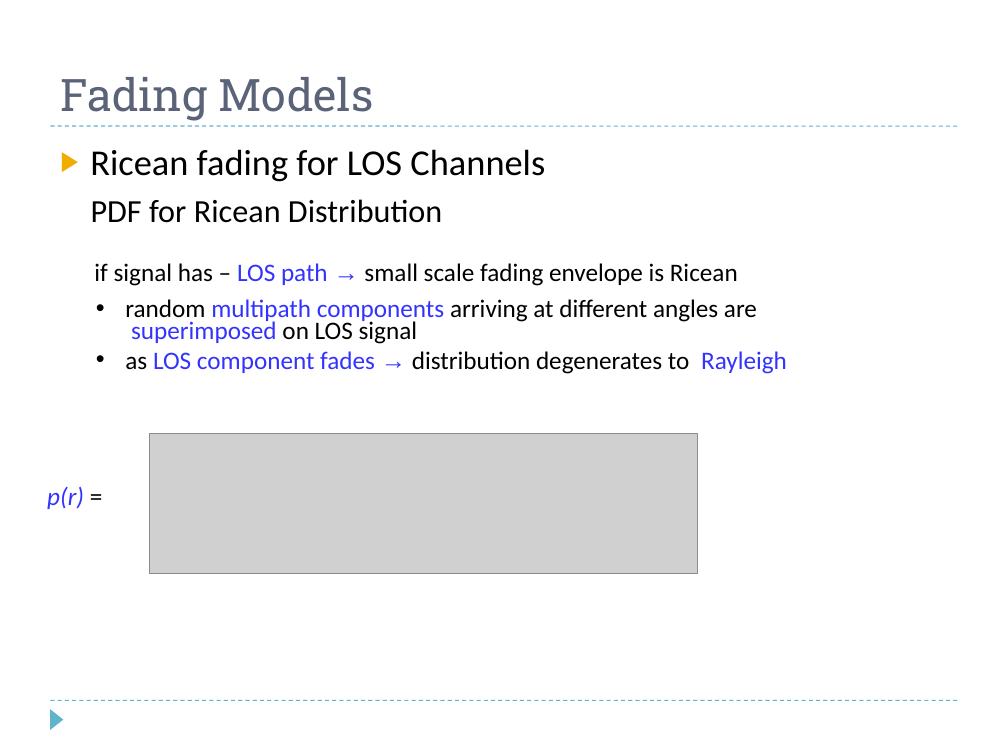
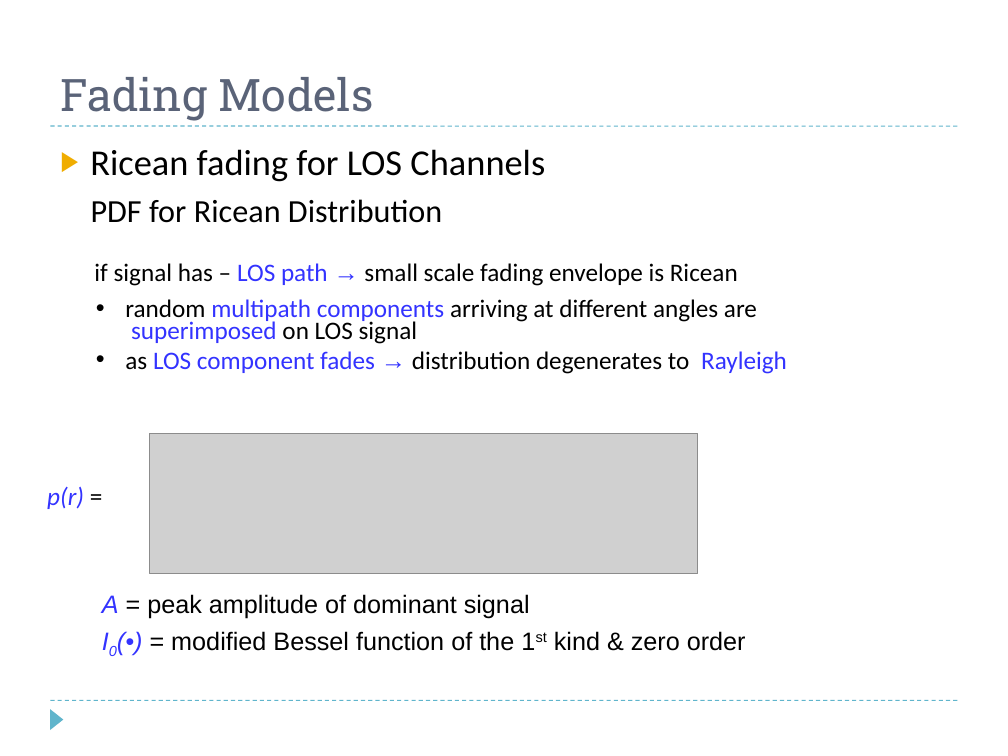
Before and after one commit to francisco99/tony, a slide deck: slide 15 of trunk/Fading in Wireless Communications.ppt. Drawn at 1008x756 pixels with LibreOffice and Linux fonts; fonts in the diff are those of the drawing; grey boxes stand for pictures. Boxes give left, top, right and bottom in pixels: in the first picture for what was removed or moved away, otherwise in the second. Text is boxed around its words. In the diff, an @@ line names an element or a change of style, - is before the commit and + after.

```diff
--- a/trunk/Fading in Wireless Communications.ppt
+++ b/trunk/Fading in Wireless Communications.ppt
@@ text added at (102, 594, 746, 651), 18 pt, text #000000 @@
+A = peak amplitude of dominant signal
+Ι0(•) = modified Bessel function of the 1st kind & zero order
```
Also in this commit, not shown: 2 other slides changed, 3 other files.
